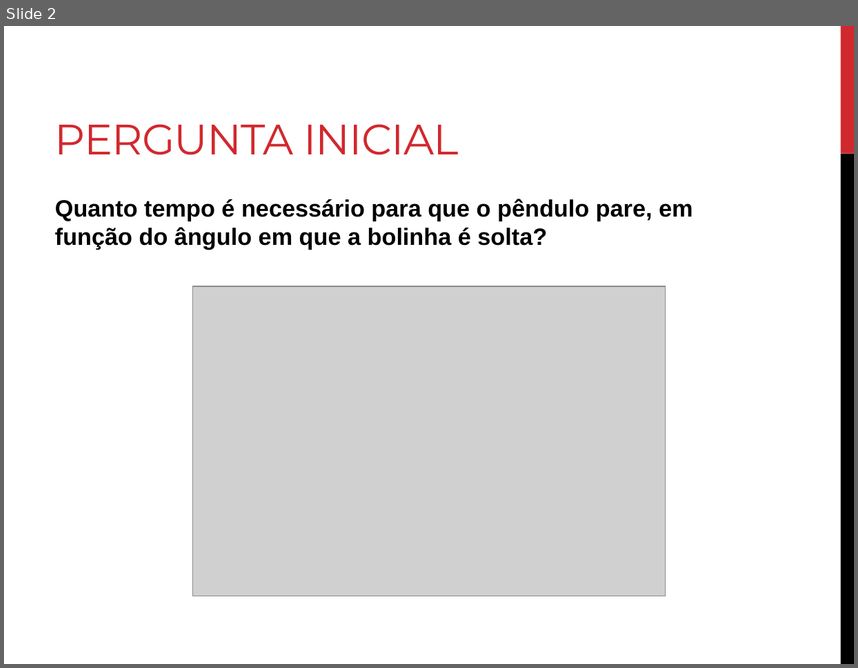
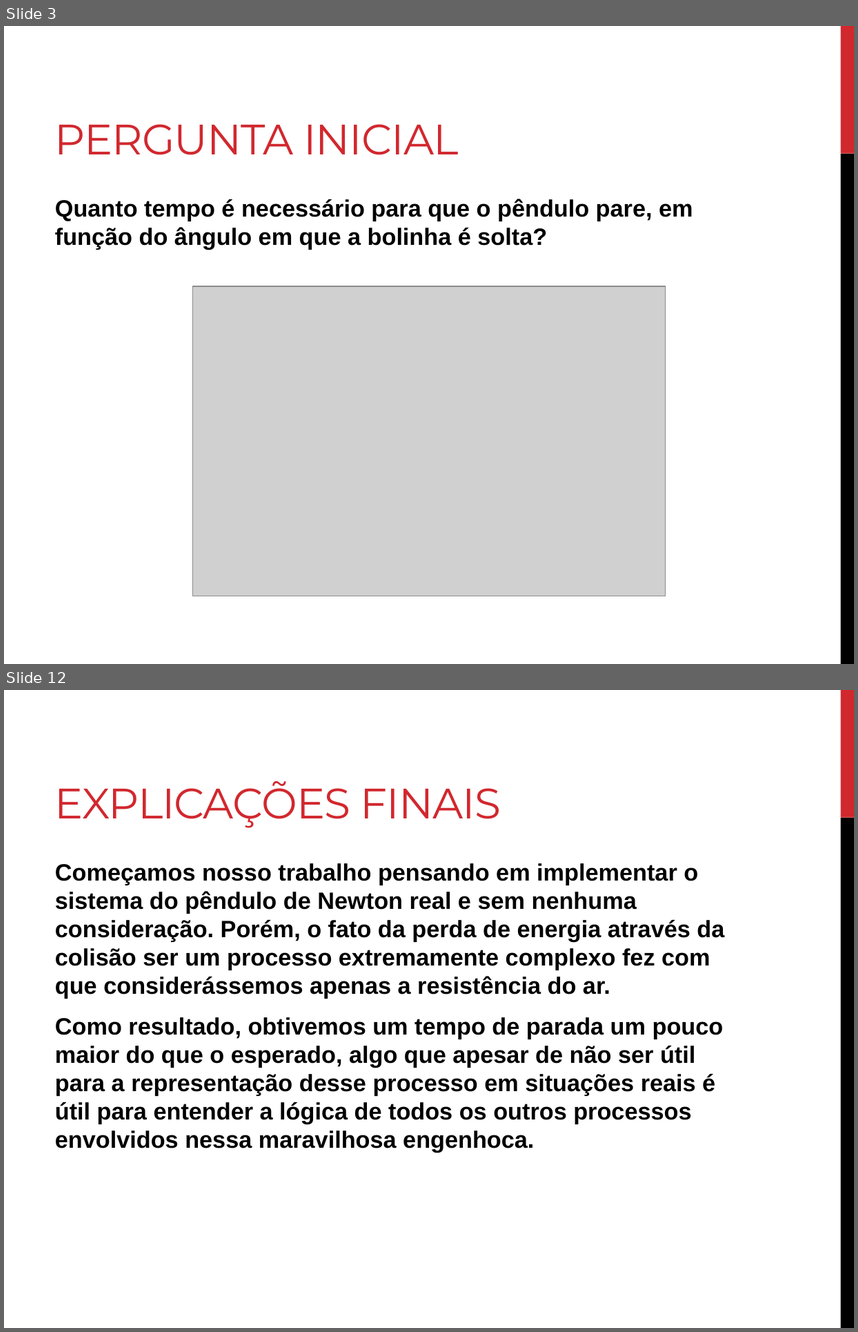
Before and after one commit to thegentil/Projeto_ModSim, a slide deck: Apresentação Final.pptx. Shown one above the other, each under a label of ours: slide 2 before the commit, slides 3 and 12 after it; the slides between them are not shown. The pictures are 858x668 and 858x1332 pixels, drawn with LibreOffice and Linux fonts; fonts in the diff are those of the drawing; grey boxes stand for pictures. Boxes give left, top, right and bottom in pixels: in the first picture for what was removed or moved away, otherwise in the second. Text is boxed around its words. In the diff, an @@ line names an element or a change of style, - is before the commit and + after.

```diff
--- a/Apresentação Final.pptx
+++ b/Apresentação Final.pptx
@@ slide 12 added at (4,690,854,1328), background #FFFFFF; not listed: 2 template elements that a slide beside it also shows @@
@@ title added at (55,781,501,828), 36 pt, text #D1282E @@
+EXPLICAÇÕES FINAIS
@@ text added at (55,863,724,1152), 20 pt, text #000000, bold @@
+Começamos nosso trabalho pensando em implementar o sistema do pêndulo de Newton real e sem nenhuma consideração. Porém, o fato da perda de energia através da colisão ser um processo extremamente complexo fez com que considerássemos apenas a resistência do ar.
+Como resultado, obtivemos um tempo de parada um pouco maior do que o esperado, algo que apesar de não ser útil para a representação desse processo em situações reais é útil para entender a lógica de todos os outros processos envolvidos nessa maravilhosa engenhoca.
@@ what was slide 2 is now slide 3 @@
```
Also in this commit, not shown: 2 slides changed, 9 other slides added.
